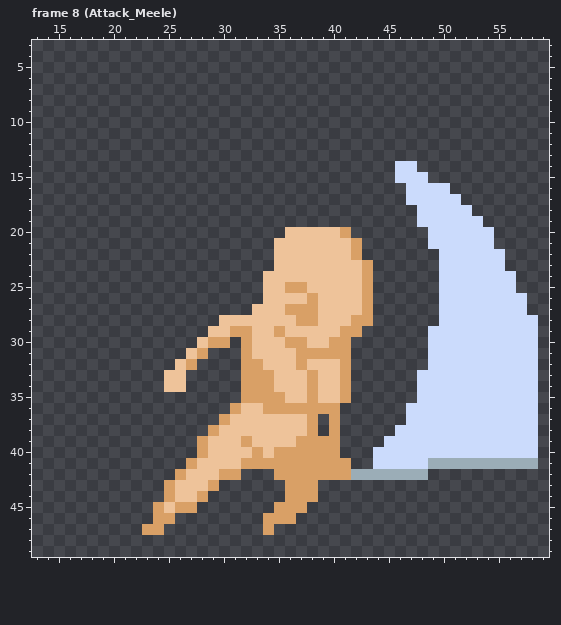
Two versions of one pixel-art file, RawResource/projectRoom/base_female.aseprite. The picture above is the old version.
64x64 pixels, 9 frames. Shown: frame 8 (Attack_Meele): x 13..59, y 3..49. The commit also changed other frames, which this record leaves out.
The same view after the edit:
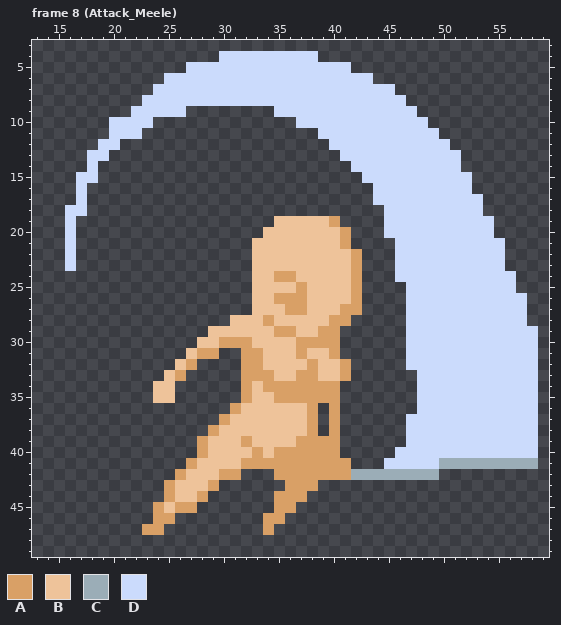
Palette (. is transparent): A #d9a066  B #eec39a  C #9badb7  D #cbdbfc
Difference:
Frame 8 (Attack_Meele), layers "BaseGroup/base_melee", "BaseGroup/base_nude":
The edit adds colour A in row 19 at x 40; in row 30 at x 31; in row 31 at x 29; in row 44 at x 35.
Colour B gives way to colour A in row 21 at x 41; in row 23 at x 42; in row 24 at x 35 to 36 and 42; in row 25 at x 42; in row 26 at x 35 to 37 and 42; in row 27 at x 41 to 42.
Colour B gives way to colour A in row 28 at x 34 and 40 to 41; in row 29 at x 36 and 39 to 40; in row 30 at x 38 to 39; in row 31 at x 33; in row 32 at x 38; in row 33 at x 26 and 37.
Colour B gives way to colour A in row 34 at x 35 to 37 and 39 to 40; in row 35 at x 36 to 37 and 39 to 40.
The edit adds colour B in row 19 at x 35 to 39; in row 20 at x 34 to 35; in rows 21 to 23 at x 33 to 34; in rows 24 to 26 at x 33; in row 34 at x 24; in row 35 at x 24 to 25.
Colour A gives way to colour B in row 25 at x 36; in rows 26 to 27 at x 38; in row 28 at x 37 to 38; in row 29 at x 31 to 32; in row 30 at x 29 and 36; in row 31 at x 38 to 39.
Colour A gives way to colour B in row 32 at x 37; in row 34 at x 33; in row 35 at x 33 to 34; in row 36 at x 34 to 37.
The edit adds colour C in row 42 at x 49.
The edit adds colour D in row 4 at x 30 to 38; in row 5 at x 27 to 41; in row 6 at x 25 to 43; in row 7 at x 24 to 45; in row 8 at x 23 to 46; in row 9 at x 22 to 26 and 35 to 47.
The edit adds colour D in row 10 at x 20 to 23 and 37 to 48; in row 11 at x 20 to 22 and 39 to 49; in row 12 at x 19 to 20 and 40 to 50; in row 13 at x 18 to 19 and 41 to 51; in row 14 at x 18, 42 to 45 and 48 to 51; in row 15 at x 17 to 18, 43 to 45 and 49 to 52.
The edit adds colour D in row 16 at x 17, 44 to 46 and 51 to 52; in row 17 at x 17, 44 to 46 and 52 to 53; in row 18 at x 16 to 17, 45 to 47 and 53; in row 19 at x 16, 45 to 47 and 54; in row 20 at x 16 and 45 to 48; in row 21 at x 16, 46 to 48 and 55.
The edit adds colour D in rows 22 to 23 at x 16 and 46 to 49; in row 24 at x 46 to 49; in rows 25 to 28 at x 47 to 49; in rows 29 to 32 at x 47 to 48.
Colour C gives way to colour D in row 41 at x 49.
Colour A is gone in row 21 at x 42; in rows 23 to 27 at x 43; in row 28 at x 42 to 43; in row 29 at x 41 to 42; in rows 30 to 31 at x 41; in rows 34 to 35 at x 41.
Colour A is gone in row 36 at x 39; in row 44 at x 38; in row 45 at x 37; in row 46 at x 36.
Colour B is gone in row 28 at x 30; in row 34 at x 26.
Colour D is gone in row 28 at x 58; in row 36 at x 47; in row 38 at x 46; in row 39 at x 45 to 46; in row 40 at x 44 to 45; in row 41 at x 44.
Pixel boxes of the changes (left, top, right, bottom) in both pictures:
changed: (65, 51, 505, 480)
erased: (527, 315, 538, 326)
changed: (274, 491, 318, 524)
